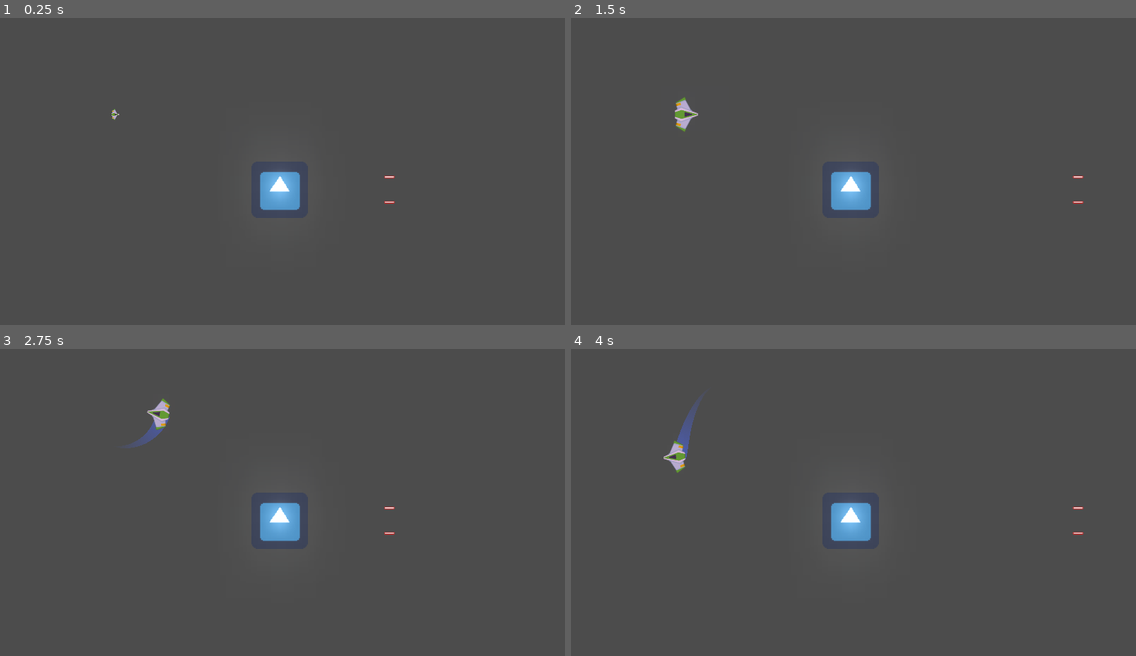
Above: before the commit, frames 1-4 (two rows, left to right).
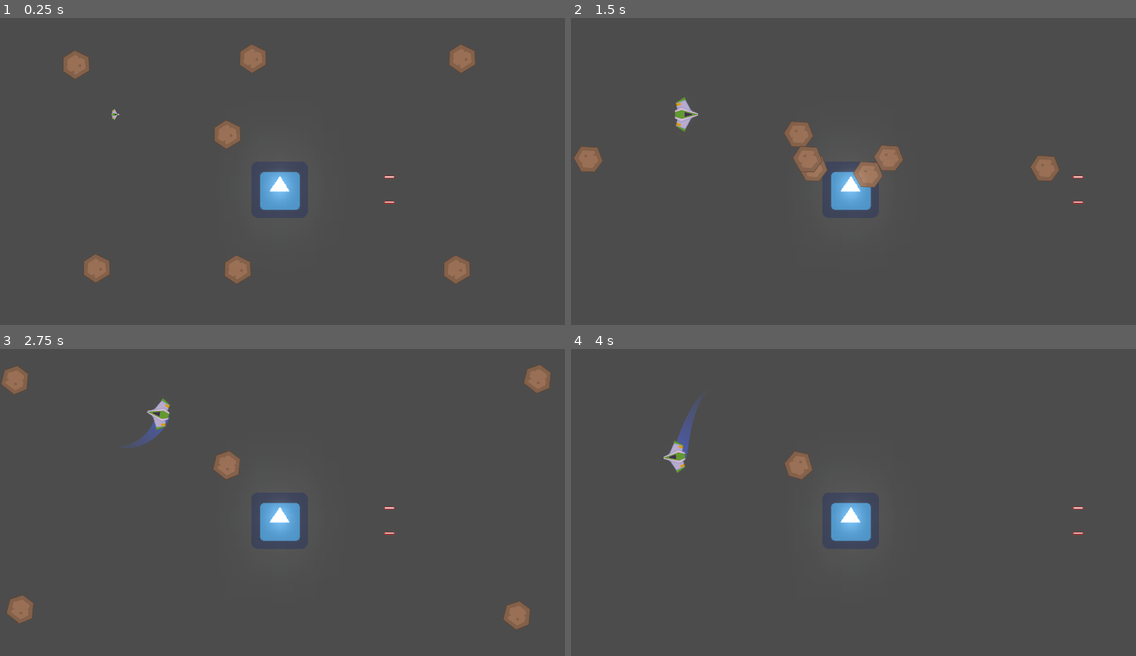
Above: after the commit, the same moments.

Repository: ismael29h/mete0rit0s-juego
Game: Godot game, scene res://Juego/Niveles/NivelTest.tscn
Two runs of this game, one before a commit and one after it. Both use one fixed random seed, a clock stepped at 60 frames per second and the inputs below. The engine's default icon, where the game draws it, is replaced by a stand-in: a white triangle on a blue panel in a dark square.
Inputs (mouse positions are in pixels of both pictures, inside the frame that each line leads up to):
- Up to frame 1 (0.25 s): no input
- Up to frame 2 (1.5 s): move the mouse to (977, 159) at 0.52 s; hold W (mover_adelante) 0.53-1.28 s; hold Space (disparo_principal) 0.53-1.28 s; move the mouse to (740, 192) at 1.27 s; tap Shift (disparo_secundario) at 1.35 s
- Up to frame 3 (2.75 s): move the mouse to (339, 438) at 2.02 s; hold W (mover_adelante) from 2.03 s (still down); hold A (mover_antihorario) from 2.03 s (still down)
- Up to frame 4 (4 s): move the mouse to (825, 570) at 2.77 s; release A (mover_antihorario) at 2.78 s; tap S (mover_atrás) at 2.85 s; move the mouse to (1023, 554) at 3.52 s; release W (mover_adelante) at 3.53 s; hold D (mover_horario) from 3.53 s (still down)

The runs differ from the first frame. In frame 1, 2.2% of the frame differs, in the area x 11-85%, y 8-87%; in frame 2, 2.0%; in frame 3, 1.5%; in frame 4, 0.3%.

Commit message:
Creado meteorito y spawner de meteorito (falta retocar)

Diff:
--- a/Juego/Autoloads/Eventos.gd
+++ b/Juego/Autoloads/Eventos.gd
@@ -2,3 +2,4 @@
 
 signal disparo(proyectil)
 signal nave_destruida(posicion, explosiones)
+signal lluvia_meteoritos(posicion, direccion)
--- a/Juego/Niveles/Nivel.gd
+++ b/Juego/Niveles/Nivel.gd
@@ -3,8 +3,11 @@
 class_name Nivel
 
 export var explosion:PackedScene = null
+export var meteorito:PackedScene = null
 
 onready var contenedor_proyectiles:Node
+onready var contenedor_meteoritos:Node
+onready var contenedor_explosiones:Node
 
 
 func _ready() -> void:
@@ -15,12 +18,20 @@
 func conectar_seniales() -> void:
 	Eventos.connect("disparo", self, "_on_disparo")
 	Eventos.connect("nave_destruida", self, "_on_nave_destruida")
+	Eventos.connect("lluvia_meteoritos", self, "_on_spawn_meteoritos")
 
 func crear_contenedores() -> void:
 	contenedor_proyectiles = Node.new()
 	contenedor_proyectiles.name = "ProyectilesDisparados"
 	add_child(contenedor_proyectiles)
 
+	contenedor_meteoritos = Node.new()
+	contenedor_meteoritos.name = "ContenedorMeteoritos"
+	add_child(contenedor_meteoritos)
+
+	contenedor_explosiones = Node.new()
+	contenedor_explosiones.name = "ContenedorExplosiones"
+	add_child(contenedor_explosiones)
 
 func _on_disparo(proyectil:Proyectil) -> void:
 	contenedor_proyectiles.add_child(proyectil)
@@ -30,6 +41,14 @@
 	for i in range(explosiones):
 		var nueva_explosion:Node2D = explosion.instance()
 		nueva_explosion.global_position = posicion
-		# decido usar el contenedor_proyectiles para las explosiones
-		contenedor_proyectiles.add_child(nueva_explosion)
+		contenedor_explosiones.add_child(nueva_explosion)
 		yield(get_tree().create_timer(0.17), "timeout")
+
+
+func _on_spawn_meteoritos(pos_spawn:Vector2, dir_meteorito:Vector2) -> void:
+	var nuevo_meteorito:Meteorito = meteorito.instance()
+	nuevo_meteorito.crear(
+		pos_spawn,
+		dir_meteorito
+	)
+	contenedor_meteoritos.add_child(nuevo_meteorito)
--- a/Juego/Niveles/NivelTest.tscn
+++ b/Juego/Niveles/NivelTest.tscn
@@ -1,14 +1,17 @@
-[gd_scene load_steps=6 format=2]
+[gd_scene load_steps=8 format=2]
 
 [ext_resource path="res://Juego/Naves/Player/Player.tscn" type="PackedScene" id=1]
 [ext_resource path="res://Juego/Niveles/Nivel.gd" type="Script" id=2]
 [ext_resource path="res://default_env.tres" type="Environment" id=3]
 [ext_resource path="res://Juego/Explosiones/ExplosionPlayer/Explosion.tscn" type="PackedScene" id=4]
 [ext_resource path="res://Juego/Test/EnemigoDummy.tscn" type="PackedScene" id=5]
+[ext_resource path="res://Juego/Objetos/Meteoritos/Meteorito.tscn" type="PackedScene" id=6]
+[ext_resource path="res://Juego/Objetos/Meteoritos/MeteoritoSpawner.tscn" type="PackedScene" id=7]
 
 [node name="NivelTest" type="Node2D"]
 script = ExtResource( 2 )
 explosion = ExtResource( 4 )
+meteorito = ExtResource( 6 )
 
 [node name="WorldEnvironment" type="WorldEnvironment" parent="."]
 environment = ExtResource( 3 )
@@ -18,3 +21,28 @@
 
 [node name="EnemigoDummy" parent="." instance=ExtResource( 5 )]
 position = Vector2( 950, 585 )
+
+[node name="Meteorito" parent="." instance=ExtResource( 6 )]
+position = Vector2( 773, 396 )
+
+[node name="MeteoritoSpawner" parent="." instance=ExtResource( 7 )]
+position = Vector2( 119, 88 )
+
+[node name="MeteoritoSpawner2" parent="." instance=ExtResource( 7 )]
+position = Vector2( 1711, 67 )
+direccion = Vector2( -2, 1 )
+
+[node name="MeteoritoSpawner3" parent="." instance=ExtResource( 7 )]
+position = Vector2( 1693, 926 )
+direccion = Vector2( -2, -1 )
+
+[node name="MeteoritoSpawner4" parent="." instance=ExtResource( 7 )]
+position = Vector2( 189, 922 )
+direccion = Vector2( 2, -1 )
+
+[node name="MeteoritoSpawner5" parent="." instance=ExtResource( 7 )]
+position = Vector2( 948, 926 )
+direccion = Vector2( -2, -1 )
+
+[node name="MeteoritoSpawner6" parent="." instance=ExtResource( 7 )]
+position = Vector2( 720, 67 )
--- /dev/null
+++ b/Juego/Objetos/Meteoritos/Meteorito.gd
@@ -0,0 +1,14 @@
+extends RigidBody2D
+class_name Meteorito
+
+export var vel_lineal_base:Vector2 = Vector2(300.0,300.0)
+export var vel_ang_base:float = 3.0
+
+
+func _ready() -> void:
+	angular_velocity = vel_ang_base
+
+
+func crear(pos:Vector2, dir:Vector2) -> void:
+	position = pos
+	linear_velocity = vel_lineal_base * dir
--- a/Juego/Objetos/Meteoritos/Meteorito.tscn
+++ b/Juego/Objetos/Meteoritos/Meteorito.tscn
@@ -1,7 +1,25 @@
-[gd_scene format=2]
+[gd_scene load_steps=4 format=2]
+
+[ext_resource path="res://Juego/Objetos/Meteoritos/Meteorito.gd" type="Script" id=1]
+[ext_resource path="res://Juego/Objetos/Meteoritos/meteorBrown_big4.png" type="Texture" id=2]
+
+[sub_resource type="PhysicsMaterial" id=1]
+friction = 0.0
+rough = true
+bounce = 0.1
 
 [node name="Meteorito" type="RigidBody2D"]
+z_index = 30
+z_as_relative = false
+collision_layer = 4
+collision_mask = 27
+physics_material_override = SubResource( 1 )
+gravity_scale = 0.0
+linear_damp = 0.0
+angular_damp = 0.0
+script = ExtResource( 1 )
 
 [node name="Sprite" type="Sprite" parent="."]
+texture = ExtResource( 2 )
 
 [node name="CollisionShape2D" type="CollisionShape2D" parent="."]
--- /dev/null
+++ b/Juego/Objetos/Meteoritos/MeteoritoSpawner.gd
@@ -0,0 +1,14 @@
+extends Position2D
+class_name MeteoritoSpawner
+
+export var direccion:Vector2 = Vector2(2, 1)
+
+
+
+func _ready():
+	yield(owner, "ready")
+	spawnear_meteorito()
+
+
+func spawnear_meteorito() -> void:
+	Eventos.emit_signal("lluvia_meteoritos", global_position, direccion)
--- /dev/null
+++ b/Juego/Objetos/Meteoritos/MeteoritoSpawner.tscn
@@ -0,0 +1,6 @@
+[gd_scene load_steps=2 format=2]
+
+[ext_resource path="res://Juego/Objetos/Meteoritos/MeteoritoSpawner.gd" type="Script" id=1]
+
+[node name="MeteoritoSpawner" type="Position2D"]
+script = ExtResource( 1 )
--- a/project.godot
+++ b/project.godot
@@ -23,6 +23,16 @@
 "class": "Estela",
 "language": "GDScript",
 "path": "res://Juego/Naves/Player/Estela/Trail2D.gd"
+}, {
+"base": "RigidBody2D",
+"class": "Meteorito",
+"language": "GDScript",
+"path": "res://Juego/Objetos/Meteoritos/Meteorito.gd"
+}, {
+"base": "Position2D",
+"class": "MeteoritoSpawner",
+"language": "GDScript",
+"path": "res://Juego/Objetos/Meteoritos/MeteoritoSpawner.gd"
 }, {
 "base": "AudioStreamPlayer2D",
 "class": "Motor",
@@ -53,6 +63,8 @@
 "Canion": "",
 "Escudo": "",
 "Estela": "",
+"Meteorito": "",
+"MeteoritoSpawner": "",
 "Motor": "",
 "Nivel": "",
 "Player": "",
